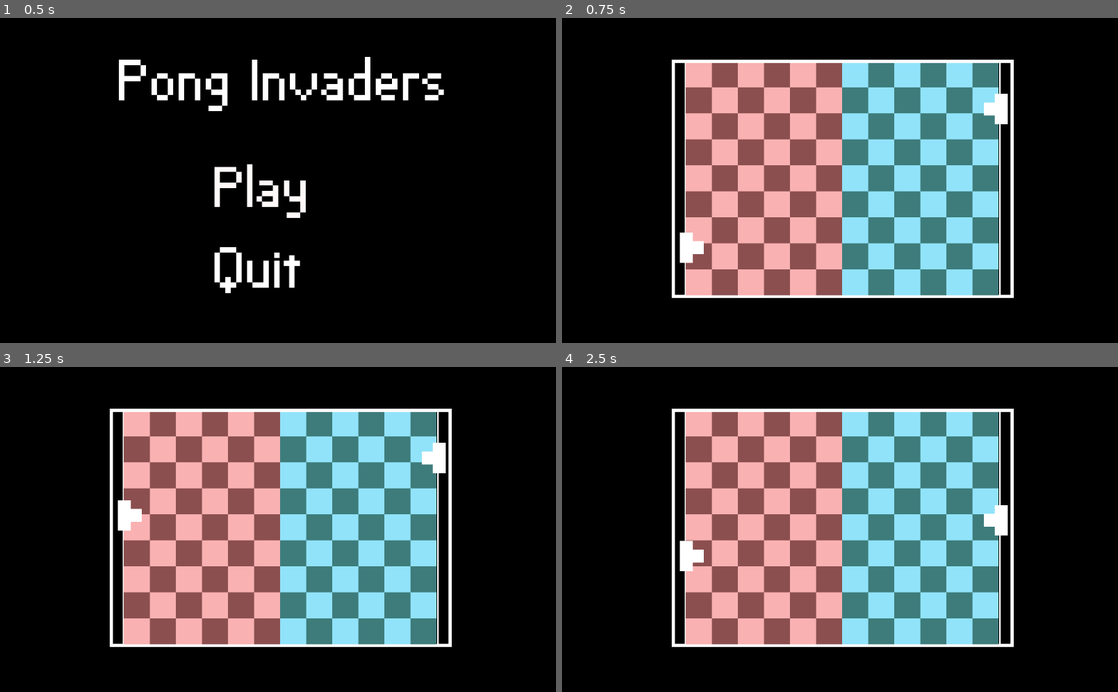
Above: before the commit, frames 1-4 (two rows, left to right).
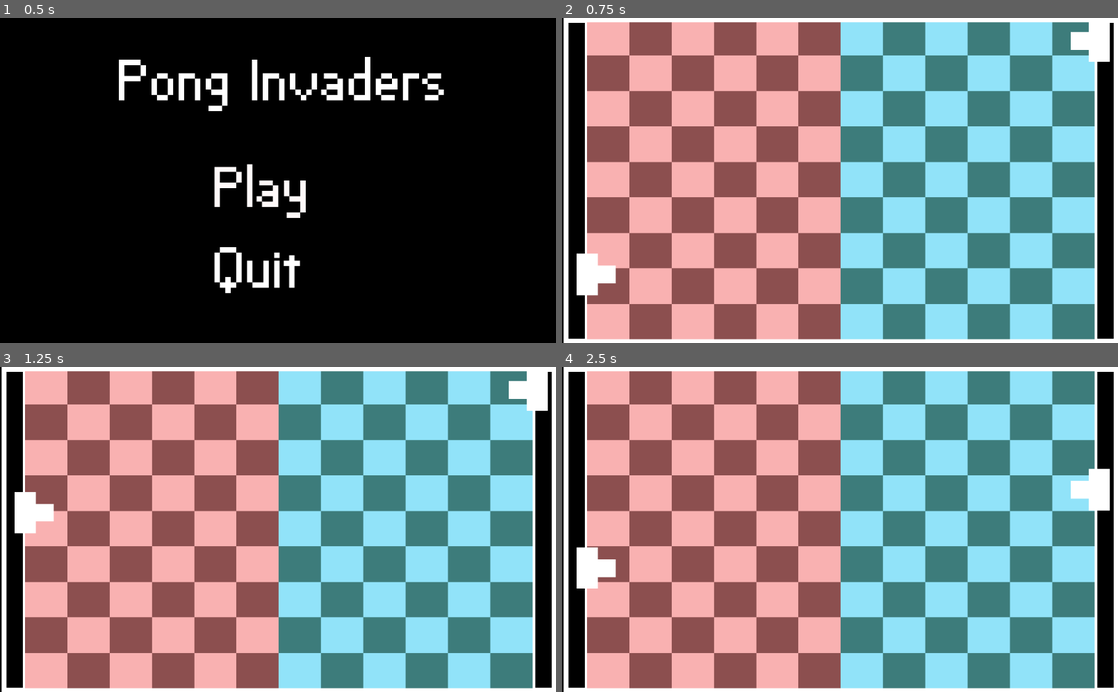
Above: after the commit, the same moments.

Repository: Raelr/dd-pong-invaders
Game: Godot game, scene res://scenes/Main.tscn
Same seed, same stepped clock (60 frames per second), same inputs: the game is played once before the commit and once after it.
Inputs (mouse positions are in pixels of both pictures, inside the frame that each line leads up to):
- Up to frame 1 (0.5 s): no input
- Up to frame 2 (0.75 s): tap Enter at 0.5 s; move the mouse to (823, 190) at 0.52 s; hold W from 0.53 s (still down); click (823, 190) at 0.6 s
- Up to frame 3 (1.25 s): keep holding W
- Up to frame 4 (2.5 s): move the mouse to (728, 545) at 1.27 s; release W at 1.28 s; hold S 1.28-2.03 s; tap I at 1.35 s; move the mouse to (895, 458) at 2.02 s; hold W from 2.03 s (still down); hold K from 2.03 s (still down)

Frame 1 is identical in both runs. In frame 2, 76% of the frame differs, in the area x 0-100%, y 0-100%; in frame 3, 76%; in frame 4, 76%.

Commit message:
refactored code in prep for pause menu

Diff:
--- a/project.godot
+++ b/project.godot
@@ -19,6 +19,11 @@
 run/main_scene="res://scenes/Main.tscn"
 config/icon="res://icon.png"
 
+[display]
+
+window/stretch/mode="viewport"
+window/stretch/aspect="keep"
+
 [input]
 
 lmb={
--- a/scenes/Main.tscn
+++ b/scenes/Main.tscn
@@ -1,11 +1,13 @@
-[gd_scene load_steps=5 format=2]
+[gd_scene load_steps=6 format=2]
 
 [ext_resource path="res://scenes/Arena.tscn" type="PackedScene" id=1]
 [ext_resource path="res://scenes/Player.tscn" type="PackedScene" id=2]
 [ext_resource path="res://sprites/PlayerLeft.png" type="Texture" id=3]
 [ext_resource path="res://scenes/MainMenu.tscn" type="PackedScene" id=4]
+[ext_resource path="res://scripts/GameManager.gd" type="Script" id=5]
 
 [node name="Main" type="Node2D"]
+script = ExtResource( 5 )
 
 [node name="ColorRect" type="ColorRect" parent="."]
 modulate = Color( 0, 0, 0, 1 )
@@ -33,7 +35,12 @@
 
 [node name="PlayerTwo" parent="." instance=ExtResource( 2 )]
 visible = false
-position = Vector2( 799.479, 167.948 )
+position = Vector2( 799.479, 107.948 )
 texture = ExtResource( 3 )
 is_player_two = true
 update = true
+
+[node name="Camera2D" type="Camera2D" parent="."]
+visible = false
+position = Vector2( 515.571, 296.694 )
+zoom = Vector2( 0.616, 0.733 )
--- /dev/null
+++ b/scripts/GameManager.gd
@@ -0,0 +1,13 @@
+extends Node2D
+
+onready var paused : bool = false
+
+func _ready():
+	$MainMenu.connect("on_start", self, "start")
+
+func start():
+	$Arena.visible = true
+	$PlayerOne.visible = true
+	$PlayerTwo.visible = true
+	$Camera2D.current = true
+	$Camera2D.visible = true
--- a/scripts/MainMenu.gd
+++ b/scripts/MainMenu.gd
@@ -1,4 +1,6 @@
 extends Control
+
+signal on_start
 
 export (NodePath) var game_scene
 
@@ -7,9 +9,7 @@
 	$QuitButton.connect("on_press", self, "exit_game")
 
 func start_game():
-	get_parent().get_node("Arena").visible = true
-	get_parent().get_node("PlayerOne").visible = true
-	get_parent().get_node("PlayerTwo").visible = true
+	emit_signal("on_start")
 	visible = false
 
 func exit_game():
